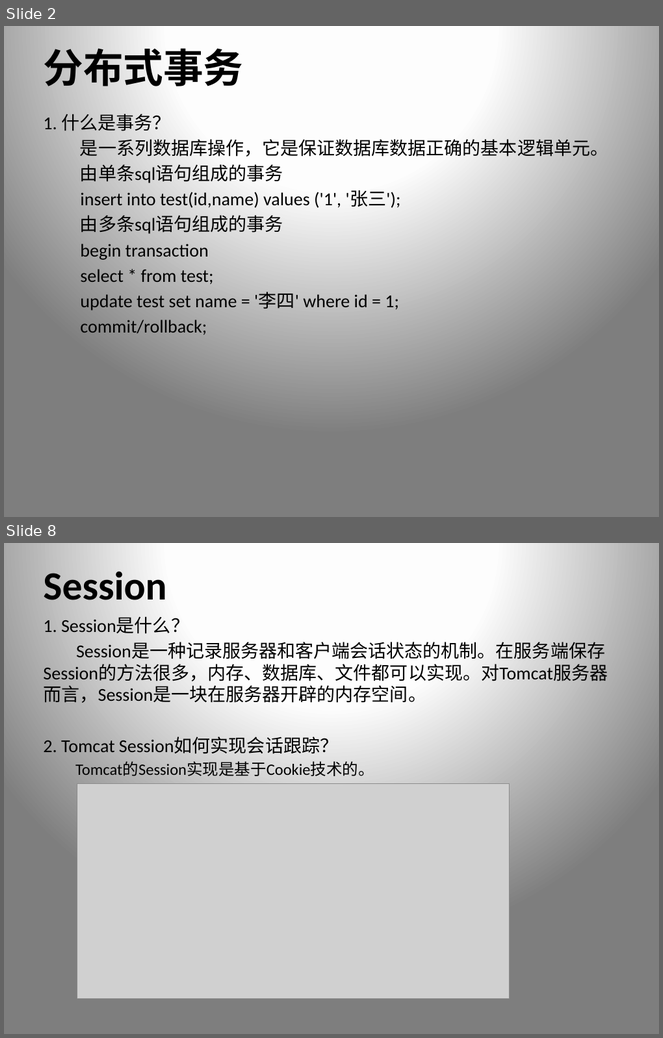
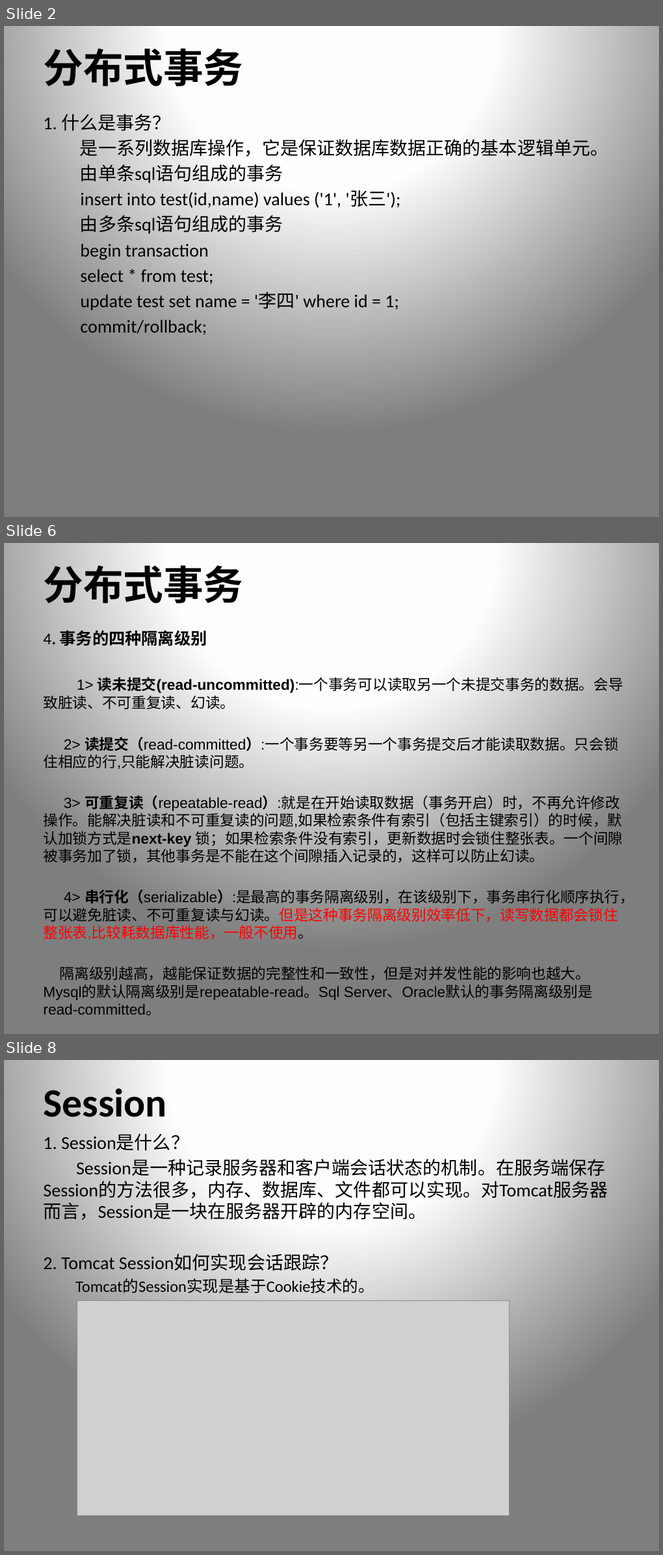
Before and after one commit to xiongpeter/study-notes, a slide deck: 我的.pptx. Shown one above the other, each under a label of ours: slides 2 and 8 before the commit, slides 2, 6 and 8 after it; the slides between them are not shown. The pictures are 663x1038 and 663x1555 pixels, drawn with LibreOffice and Linux fonts; fonts in the diff are those of the drawing; grey boxes stand for pictures. Boxes give left, top, right and bottom in pixels: in the first picture for what was removed or moved away, otherwise in the second. Text is boxed around its words. In the diff, an @@ line names an element or a change of style, - is before the commit and + after.

Commit message:
更新ppt

```diff
--- a/我的.pptx
+++ b/我的.pptx
@@ slide 6 added at (4,543,659,1034), background gradient #FFFFFF to #FEFEFE to #7F7F7F @@
@@ title added at (43,559,243,610), 44 pt, text #000000, bold @@
+分布式事务
@@ text added at (43,627,634,1016), 16.2 pt, text #000000 @@
+4. 事务的四种隔离级别
+1> 读未提交(read-uncommitted):一个事务可以读取另一个未提交事务的数据。会导致脏读、不可重复读、幻读。
+2> 读提交（read-committed）:一个事务要等另一个事务提交后才能读取数据。只会锁住相应的行,只能解决脏读问题。
+3> 可重复读（repeatable-read）:就是在开始读取数据（事务开启）时，不再允许修改操作。能解决脏读和不可重复读的问题,如果检索条件有索引（包括主键索引）的时候，默认加锁方式是next-key 锁；如果检索条件没有索引，更新数据时会锁住整张表。一个间隙被事务加了锁，其他事务是不能在这个间隙插入记录的，这样可以防止幻读。
+4> 串行化（serializable）:是最高的事务隔离级别，在该级别下，事务串行化顺序执行，可以避免脏读、不可重复读与幻读。但是这种事务隔离级别效率低下，读写数据都会锁住整张表,比较耗数据库性能，一般不使用。
+隔离级别越高，越能保证数据的完整性和一致性，但是对并发性能的影响也越大。Mysql的默认隔离级别是repeatable-read。Sql Server、Oracle默认的事务隔离级别是read-committed。
```
Also in this commit, not shown: 4 slides changed, 1 slide removed.
